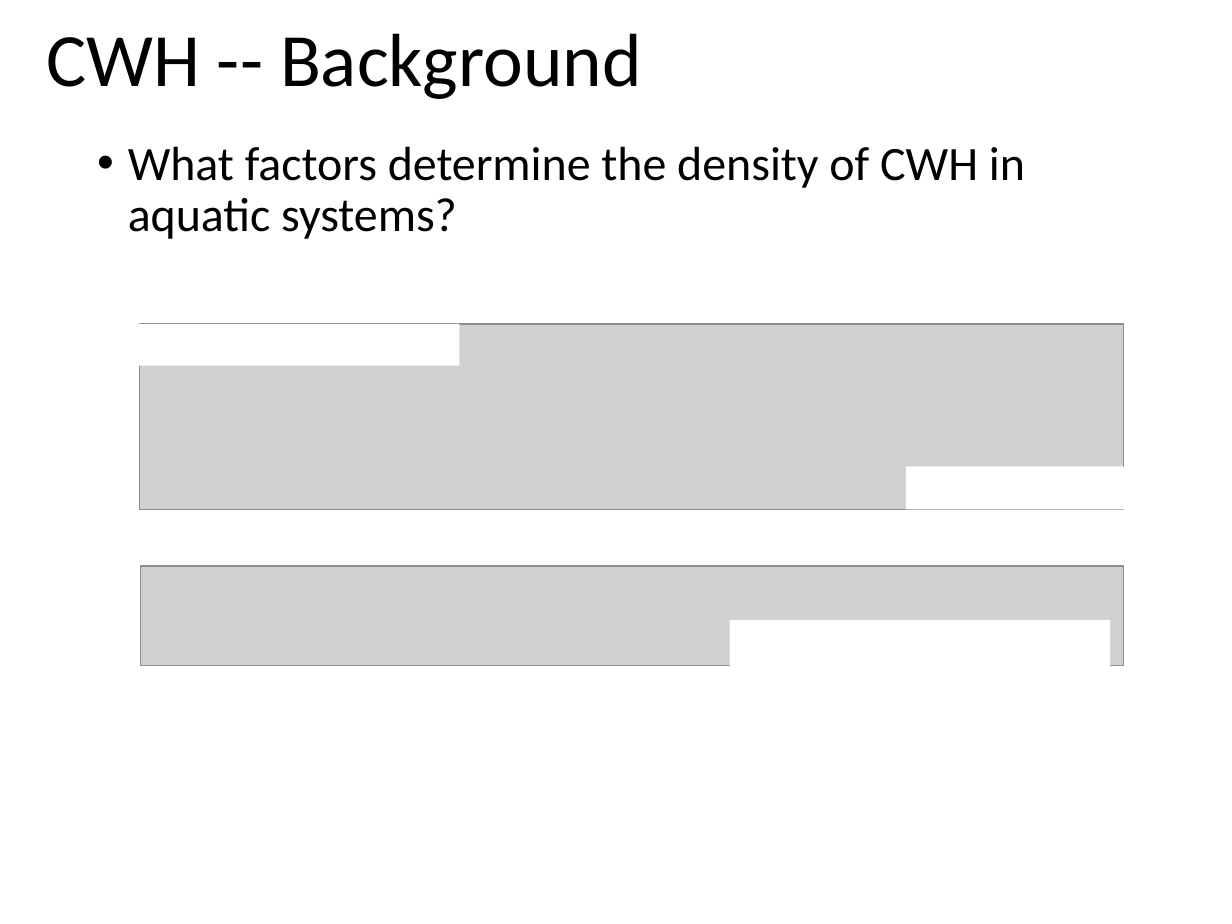
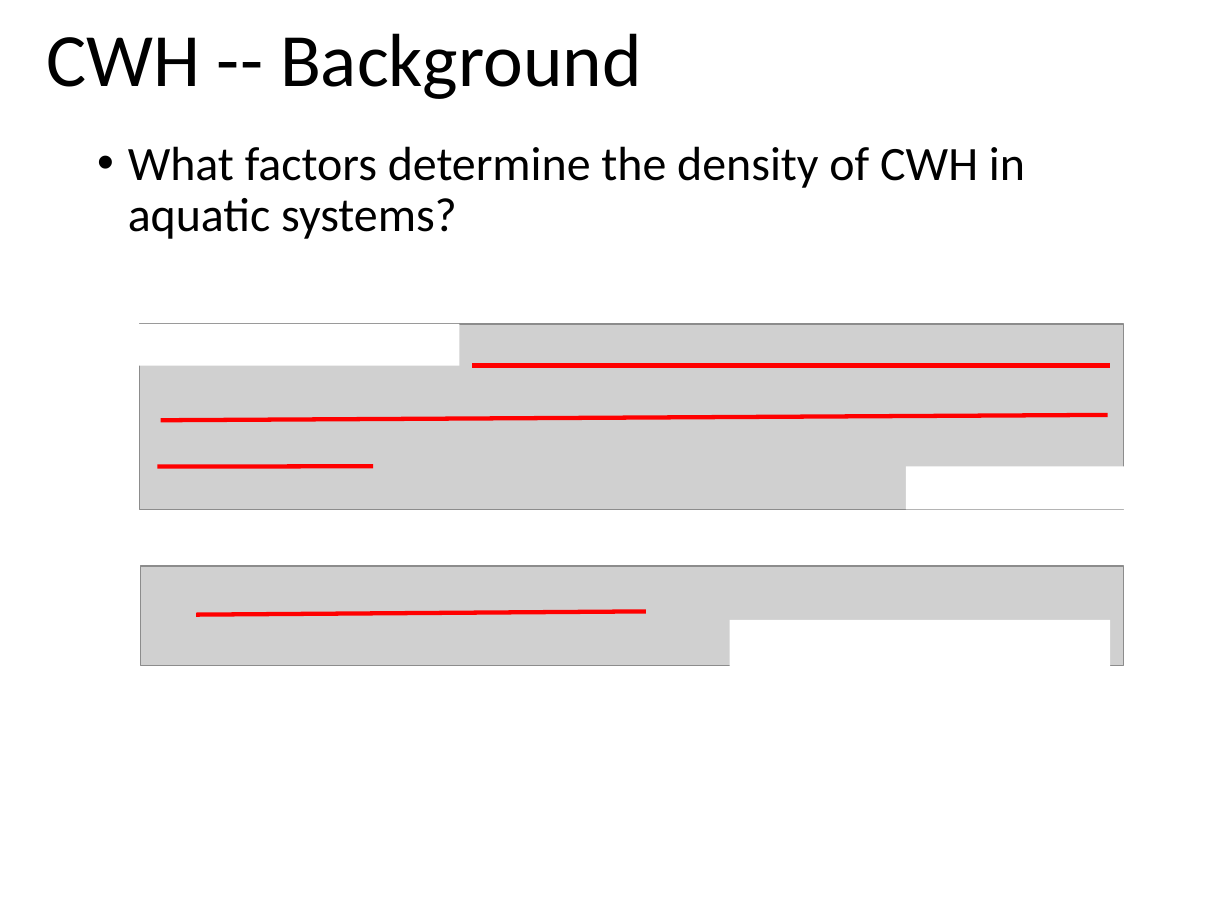
Before and after one commit to droglenc/NCNRS349, a slide deck: slide 2 of modules/MgmntCWH/READING_Christensenetal_1996.pptx. Drawn at 1232x924 pixels with LibreOffice and Linux fonts; fonts in the diff are those of the drawing; grey boxes stand for pictures. Boxes give left, top, right and bottom in pixels: in the first picture for what was removed or moved away, otherwise in the second. Text is boxed around its words. In the diff, an @@ line names an element or a change of style, - is before the commit and + after.

```diff
--- a/modules/MgmntCWH/READING_Christensenetal_1996.pptx
+++ b/modules/MgmntCWH/READING_Christensenetal_1996.pptx
@@ line added from (472, 366) to (1110, 366), #FF0000 2.5 pt @@
@@ line added from (160, 420) to (1108, 415), #FF0000 2.5 pt @@
@@ line added from (158, 467) to (373, 466), #FF0000 2.5 pt @@
@@ line added from (196, 615) to (646, 611), #FF0000 2.5 pt @@
```
Also in this commit, not shown: 2 other slides changed.
